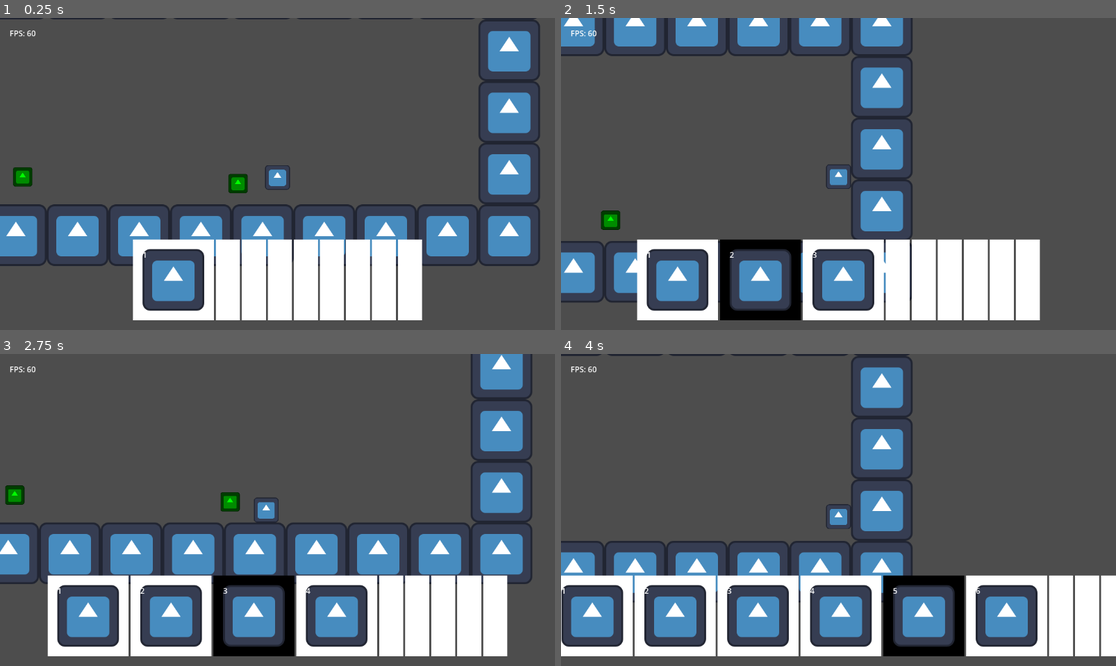
Above: before the commit, frames 1-4 (two rows, left to right).
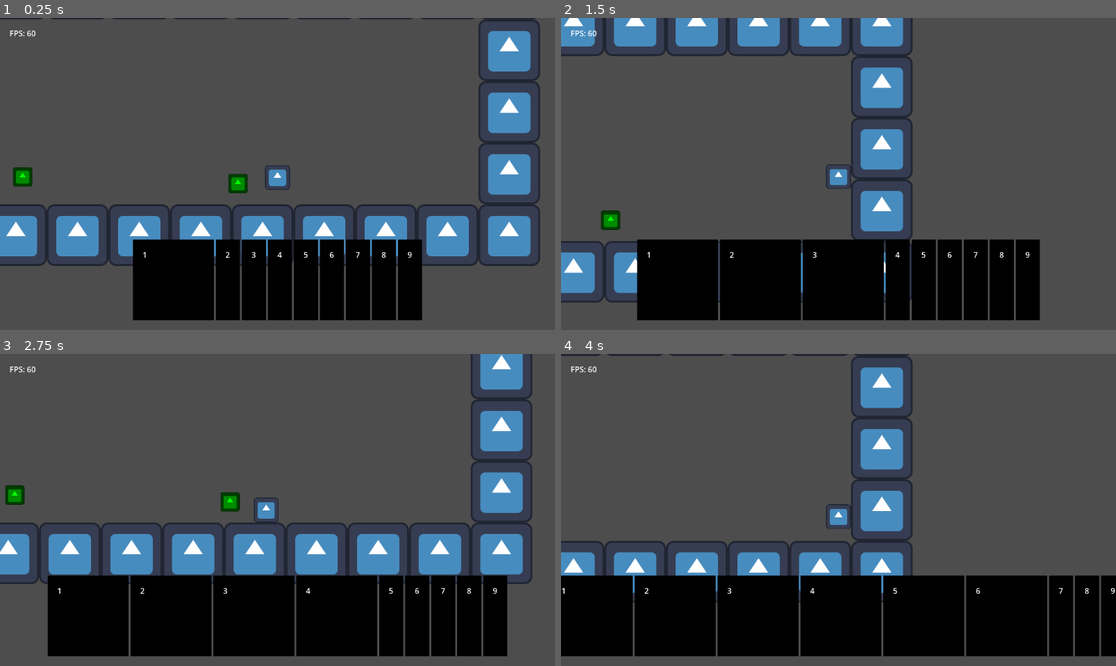
Above: after the commit, the same moments.

Repository: TheHumanMRP/RPG-Life-Tracker
Game: Godot game, scene res://Folders/Systems/Main/Scenes/main_scene.tscn
Two runs of this game, one before a commit and one after it. Both use one fixed random seed, a clock stepped at 60 frames per second and the inputs below. The engine's default icon, where the game draws it, is replaced by a stand-in: a white triangle on a blue panel in a dark square.
Inputs (mouse positions are in pixels of both pictures, inside the frame that each line leads up to):
- Up to frame 1 (0.25 s): no input
- Up to frame 2 (1.5 s): move the mouse to (733, 280) at 0.52 s; hold D (move_right) from 0.53 s (still down); tap I (add_test_sword) at 0.6, 1.35 s; click (733, 280) at 0.67 s; tap Space (jump) at 0.77 s; move the mouse to (788, 280) at 1.27 s; click (788, 280) at 1.42 s
- Up to frame 3 (2.75 s): tap Space (jump) at 1.52 s; move the mouse to (283, 616) at 2.02 s; release D (move_right) at 2.03 s; hold A (move_left) from 2.03 s (still down); tap I (add_test_sword) at 2.1 s; click (283, 616) at 2.17 s
- Up to frame 4 (4 s): move the mouse to (899, 616) at 2.77 s; release A (move_left) at 2.78 s; hold D (move_right) from 2.78 s (still down); tap I (add_test_sword) at 2.85, 3.6 s; click (899, 616) at 2.92 s; tap Space (jump) at 3.02, 3.77 s; move the mouse to (949, 616) at 3.52 s; click (949, 616) at 3.67 s

The runs differ from the first frame. In frame 1, 13% of the frame differs, in the area x 23-77%, y 70-97%; in frame 2, 17%; in frame 3, 19%; in frame 4, 24%, in the area x 0-100%, y 70-97%.
Error after the commit: Invalid assignment of property or key 'texture' with value of type 'CompressedTexture2D' on a base object of type 'null instance'. (res://Folders/Systems/Inven…

Commit message:
Auto commit at 2026-07-05 20:15:08

Diff:
--- a/Folders/Systems/Inventory_System/Scenes/hotbar_slot.tscn
+++ b/Folders/Systems/Inventory_System/Scenes/hotbar_slot.tscn
@@ -2,7 +2,7 @@
 
 [ext_resource type="Script" uid="uid://bkvmj0hs40ess" path="res://Folders/Systems/Inventory_System/Scripts/hotbar_slot.gd" id="1_idi7c"]
 [ext_resource type="Texture2D" uid="uid://bqulutjwvblw" path="res://Folders/Assets/icon.svg" id="2_5jo53"]
-[ext_resource type="Texture2D" uid="uid://1ncvq05dl15u" path="res://Folders/Assets/Pure-White.png" id="2_mihhf"]
+[ext_resource type="Texture2D" uid="uid://dgx8dtd88fefq" path="res://Folders/Assets/Pure-Black.png" id="2_mihhf"]
 
 [node name="Inventory_Slot" type="PanelContainer" unique_id=844703346]
 z_index = -1
@@ -19,13 +19,13 @@
 grow_vertical = 2
 script = ExtResource("1_idi7c")
 
-[node name="BG_Texture" type="TextureRect" parent="." unique_id=442182621]
+[node name="Selected_Effect" type="TextureRect" parent="." unique_id=442182621]
 unique_name_in_owner = true
+z_index = 1
 layout_mode = 2
 texture = ExtResource("2_mihhf")
 
 [node name="MarginContainer" type="MarginContainer" parent="." unique_id=1684947038]
-z_index = 1
 layout_mode = 2
 theme_override_constants/margin_left = 20
 theme_override_constants/margin_top = 20
